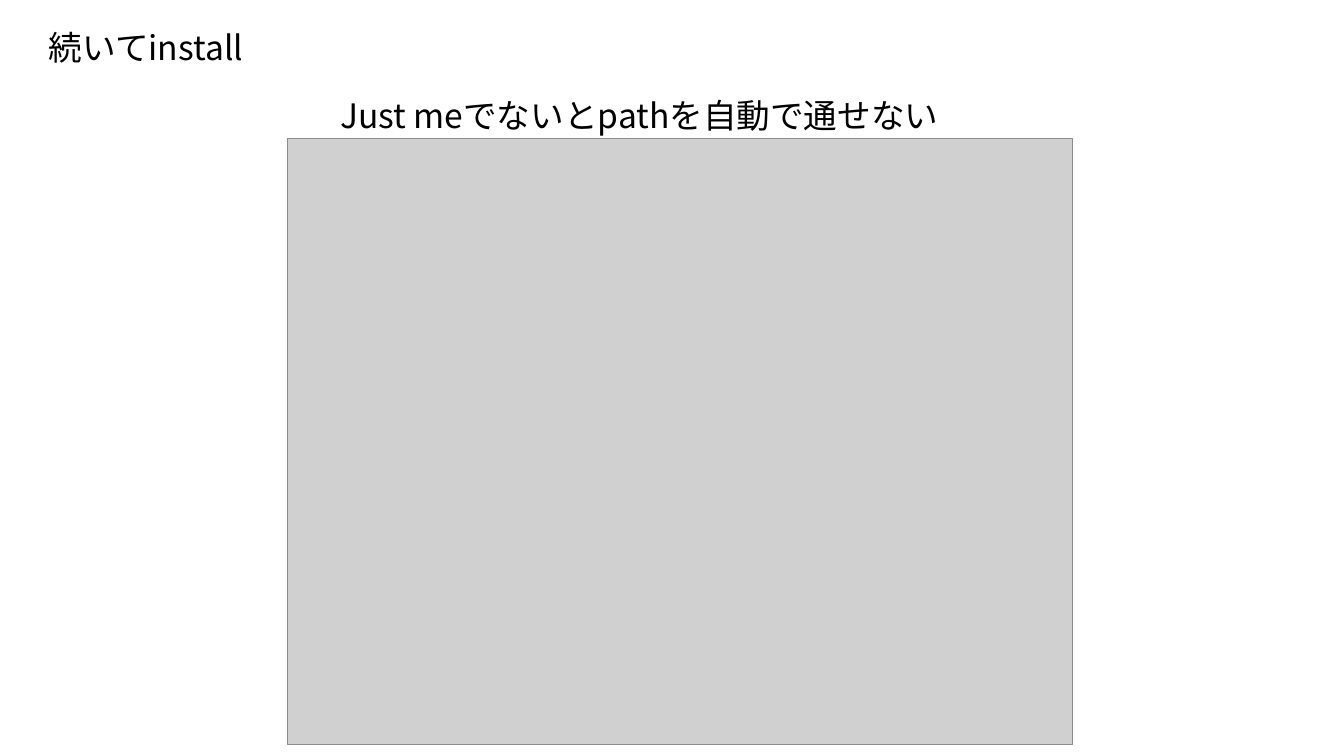
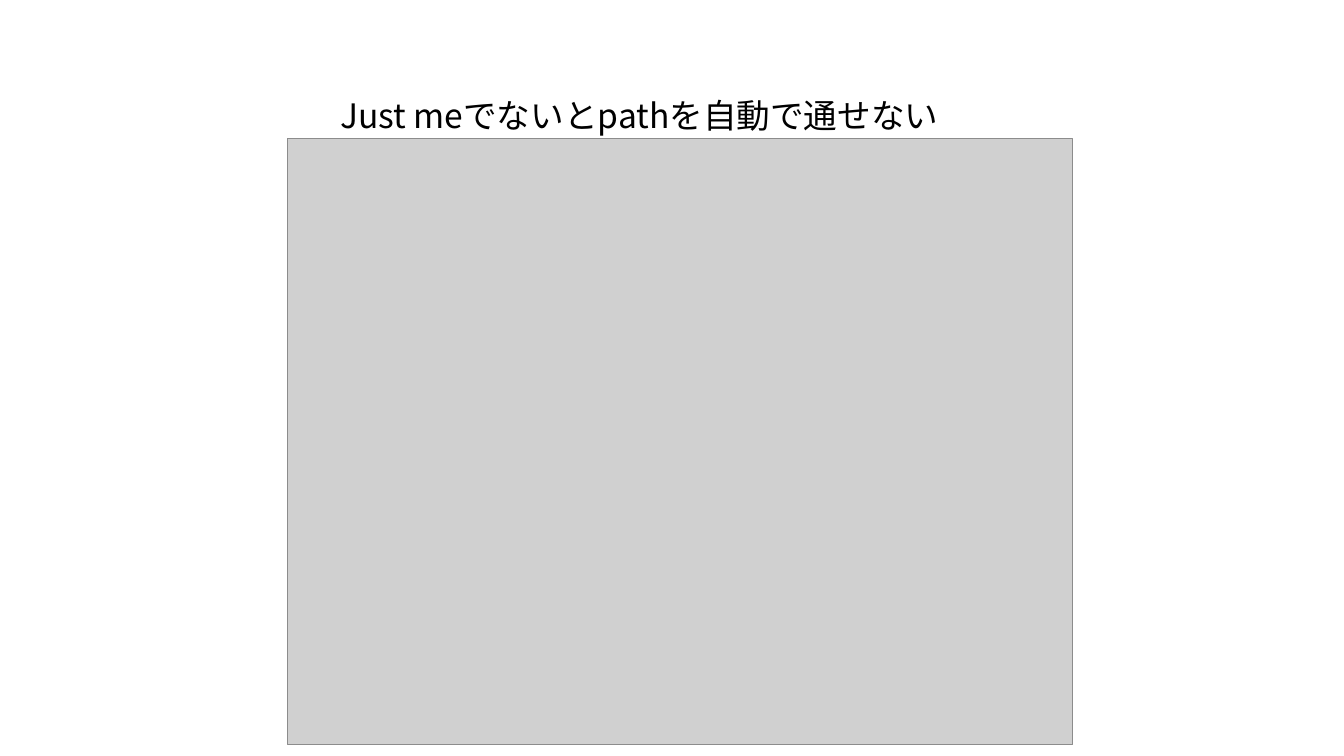
Before and after one commit to ueharaLab/bigdata1_introduction, a slide deck: slide 3 of anaconda.pptx (slide 5 before the commit). Drawn at 1344x756 pixels with LibreOffice and Linux fonts; fonts in the diff are those of the drawing; grey boxes stand for pictures. Boxes give left, top, right and bottom in pixels: in the first picture for what was removed or moved away, otherwise in the second. Text is boxed around its words. In the diff, an @@ line names an element or a change of style, - is before the commit and + after.

Commit message:
410

```diff
--- a/anaconda.pptx
+++ b/anaconda.pptx
@@ text removed at (49, 31, 243, 63) @@
-続いてinstall
```
Also in this commit, not shown: 4 slides added, 2 slides removed.
